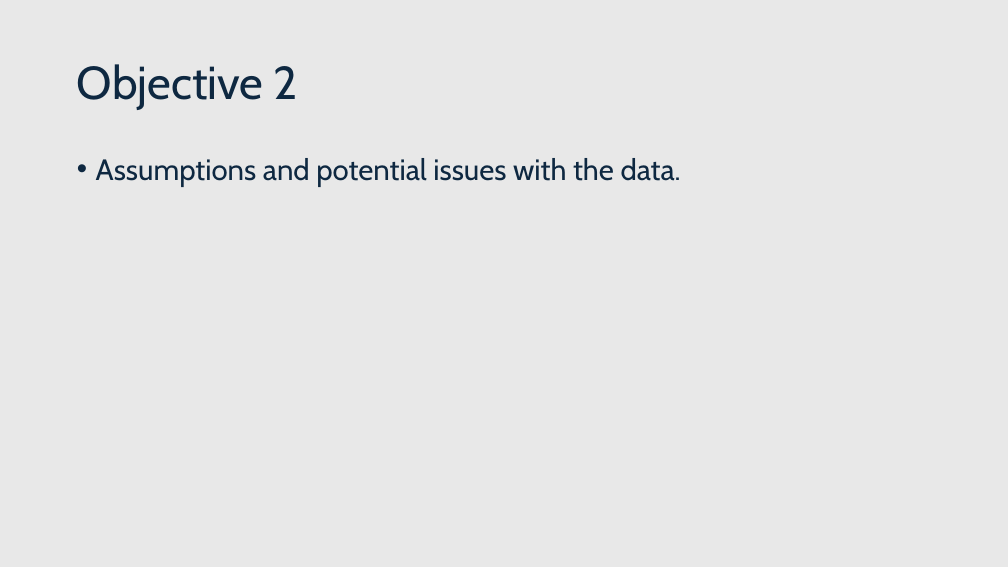
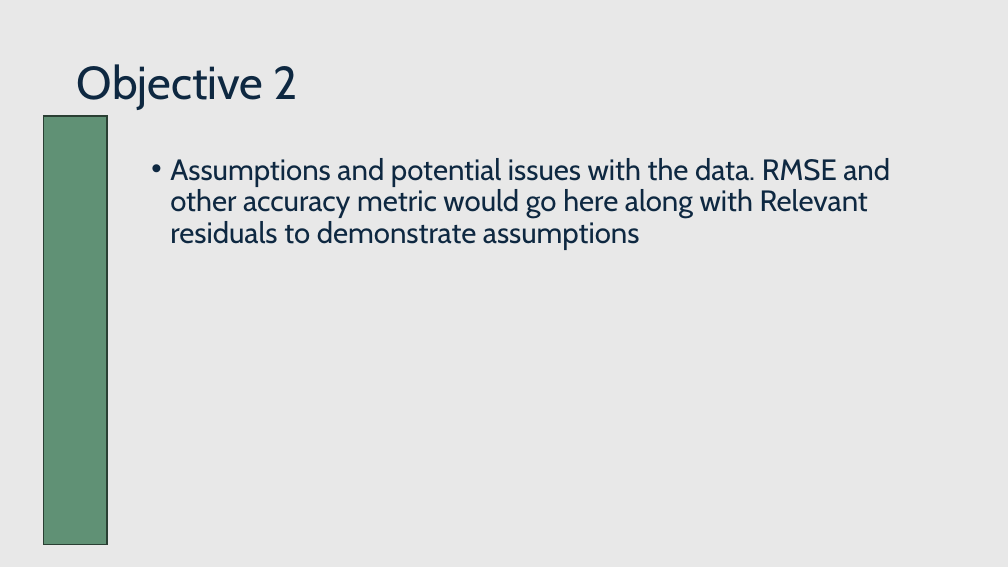
Before and after one commit to Payday4/Hospitalization_stays, a slide deck: slide 17 of medical data WIP.pptx (slide 13 before the commit). Drawn at 1008x567 pixels with LibreOffice and Linux fonts; fonts in the diff are those of the drawing. Boxes give left, top, right and bottom in pixels: in the first picture for what was removed or moved away, otherwise in the second. Text is boxed around its words. In the diff, an @@ line names an element or a change of style, - is before the commit and + after.

```diff
--- a/medical data WIP.pptx
+++ b/medical data WIP.pptx
@@ rectangle added at bbox=[44, 116, 107, 545], fill #609175, outline #2A4033 1.5 pt @@
@@ text at bbox=[170, 158, 890, 250]: text changed @@
-• Assumptions and potential issues with the data.
+• Assumptions and potential issues with the data. RMSE and other accuracy metric would go here along with Relevant residuals to demonstrate assumptions
```
Also in this commit, not shown: 9 other slides changed, 6 slides added, 2 slides removed.
